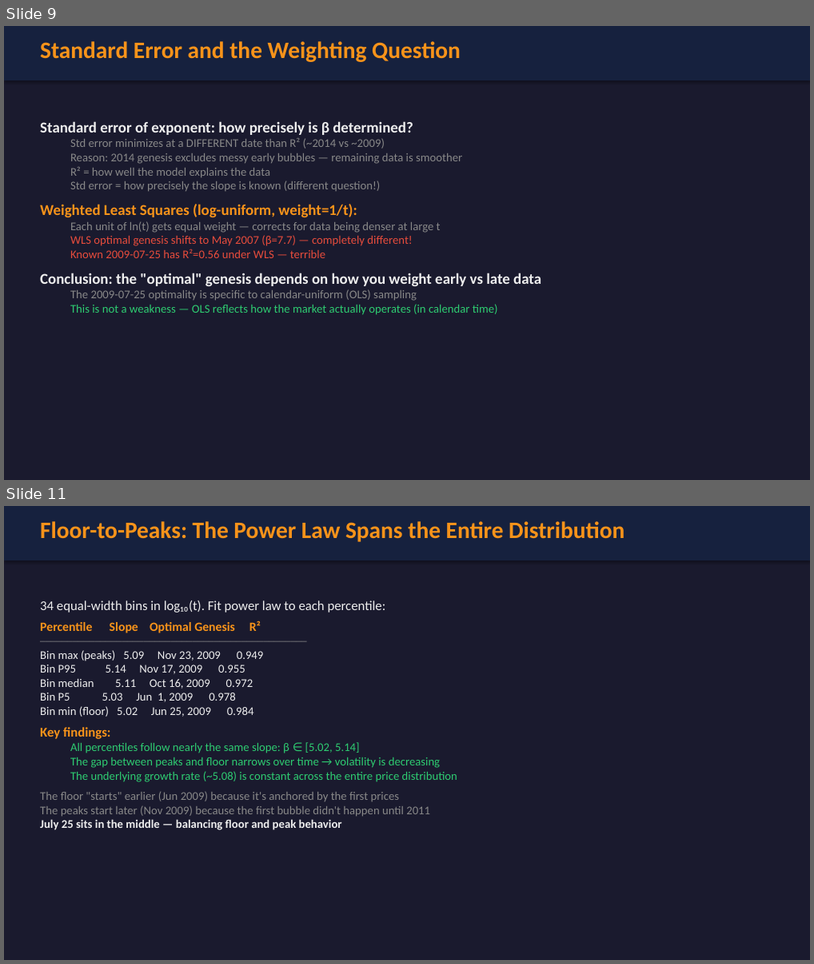
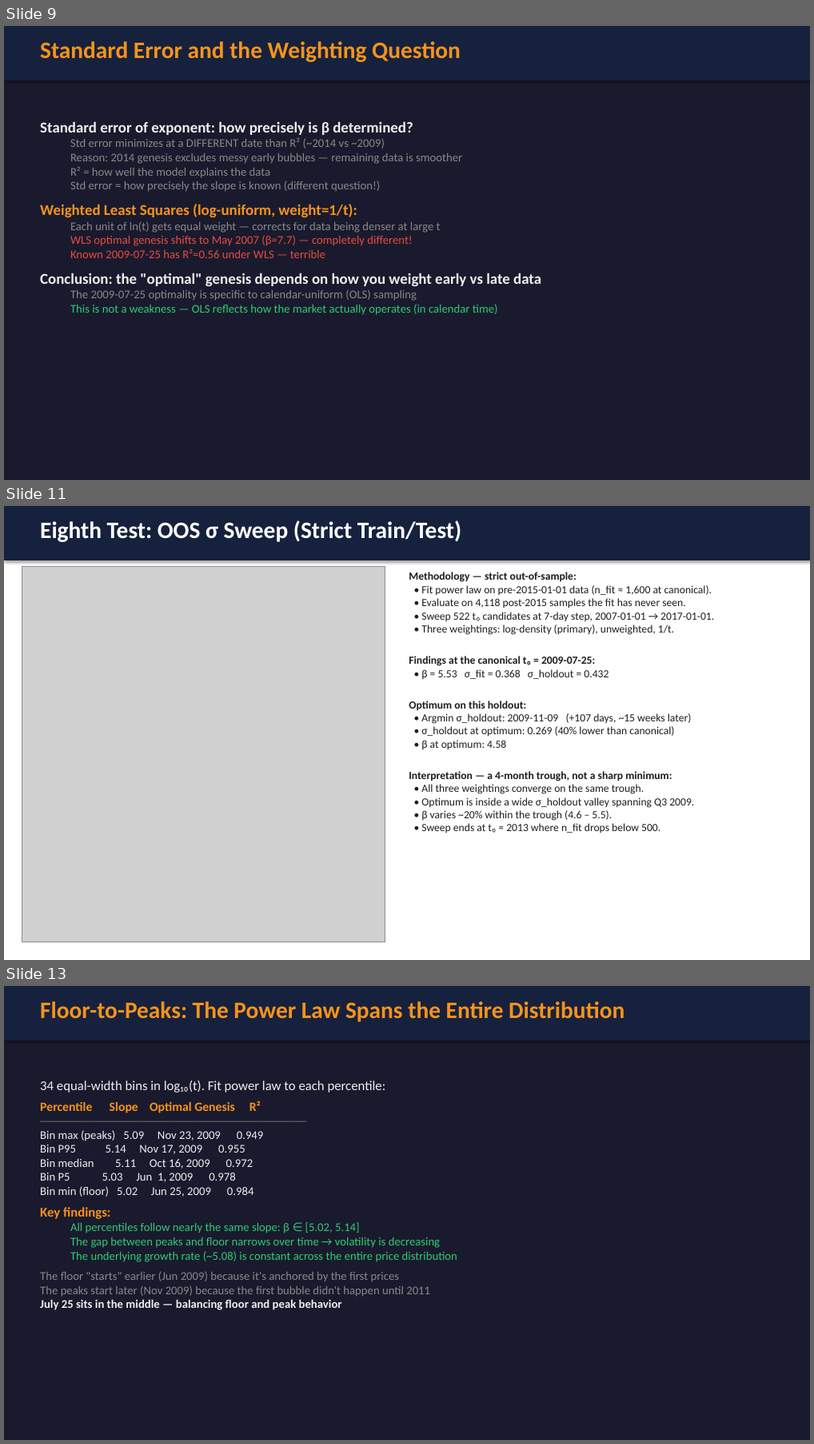
Before and after one commit to bg002h/quantoshi, a slide deck: bitcoin_decomposition.pptx. Shown one above the other, each under a label of ours: slides 9 and 11 before the commit, slides 9, 11 and 13 after it; the slides between them are not shown. The pictures are 814x964 and 814x1444 pixels, drawn with LibreOffice and Linux fonts; fonts in the diff are those of the drawing; grey boxes stand for pictures. Boxes give left, top, right and bottom in pixels: in the first picture for what was removed or moved away, otherwise in the second. Text is boxed around its words. In the diff, an @@ line names an element or a change of style, - is before the commit and + after.

```diff
--- a/bitcoin_decomposition.pptx
+++ b/bitcoin_decomposition.pptx
@@ slide 11 added at [4,506,810,960], background #FFFFFF @@
@@ rectangle added at [4,506,810,560], fill #16213E @@
@@ text added at [40,520,462,542], 28 pt, text #FFFFFF, bold @@
+Eighth Test: OOS σ Sweep (Strict Train/Test)
@@ picture added at [22,567,385,941] @@
@@ text added at [409,572,714,832], 13 pt, text #1E1E1E @@
+Methodology — strict out-of-sample:
+• Fit power law on pre-2015-01-01 data (n_fit ≈ 1,600 at canonical).
+• Evaluate on 4,118 post-2015 samples the fit has never seen.
+• Sweep 522 t₀ candidates at 7-day step, 2007-01-01 → 2017-01-01.
+• Three weightings: log-density (primary), unweighted, 1/t.
+Findings at the canonical t₀ = 2009-07-25:
+• β = 5.53 σ_fit = 0.368 σ_holdout = 0.432
+Optimum on this holdout:
+• Argmin σ_holdout: 2009-11-09 (+107 days, ~15 weeks later)
+• σ_holdout at optimum: 0.269 (40% lower than canonical)
+• β at optimum: 4.58
+Interpretation — a 4-month trough, not a sharp minimum:
+• All three weightings converge on the same trough.
+• Optimum is inside a wide σ_holdout valley spanning Q3 2009.
+• β varies ~20% within the trough (4.6 – 5.5).
+• Sweep ends at t₀ ≈ 2013 where n_fit drops below 500.
@@ what was slide 11 is now slide 13 @@
```
Also in this commit, not shown: 1 slide changed, 1 other slide added, 3 other files.
